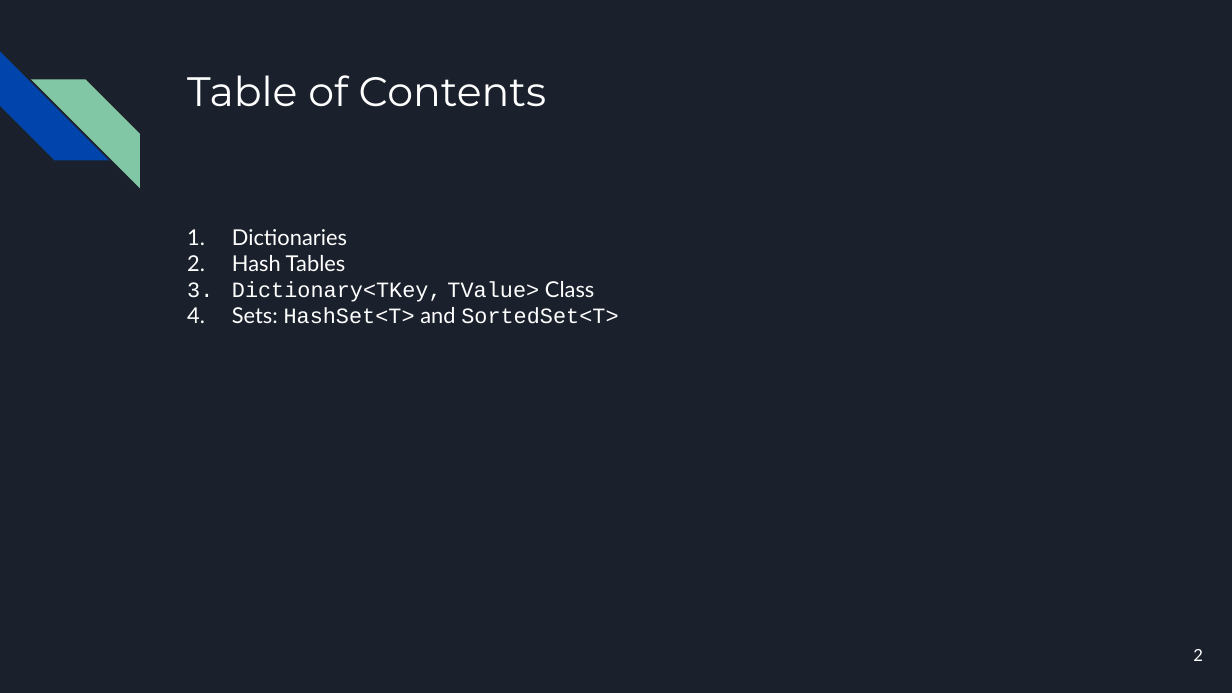
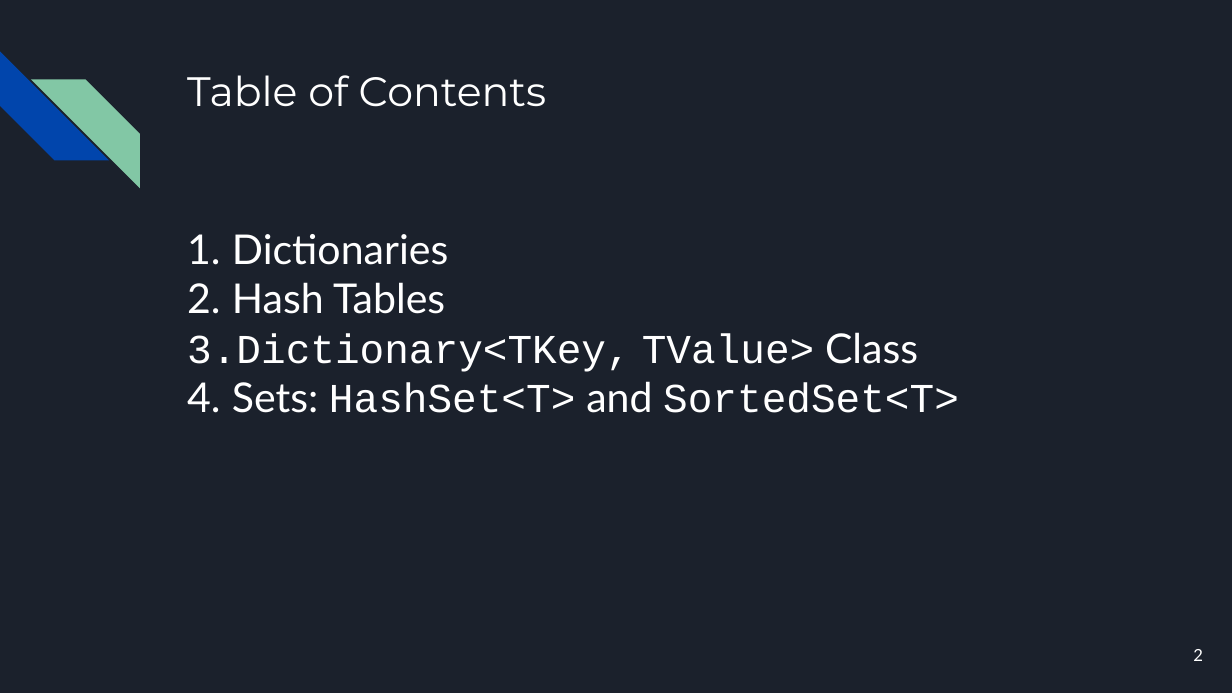
Before and after one commit to bulhard/DSA2022, a slide deck: slide 2 of _Presentations/05 Dictionaries-Hash-Tables-and-Sets.pptx. Drawn at 1232x693 pixels with LibreOffice and Linux fonts; fonts in the diff are those of the drawing. Boxes give left, top, right and bottom in pixels: in the first picture for what was removed or moved away, otherwise in the second. Text is boxed around its words. In the diff, an @@ line names an element or a change of style, - is before the commit and + after.

```diff
--- a/_Presentations/05 Dictionaries-Hash-Tables-and-Sets.pptx
+++ b/_Presentations/05 Dictionaries-Hash-Tables-and-Sets.pptx
@@ text "Dictionaries" at bbox=[187, 234, 959, 413]: size 17 to 32 pt @@
```
Also in this commit, not shown: 1 other slide changed, 4 other files.
